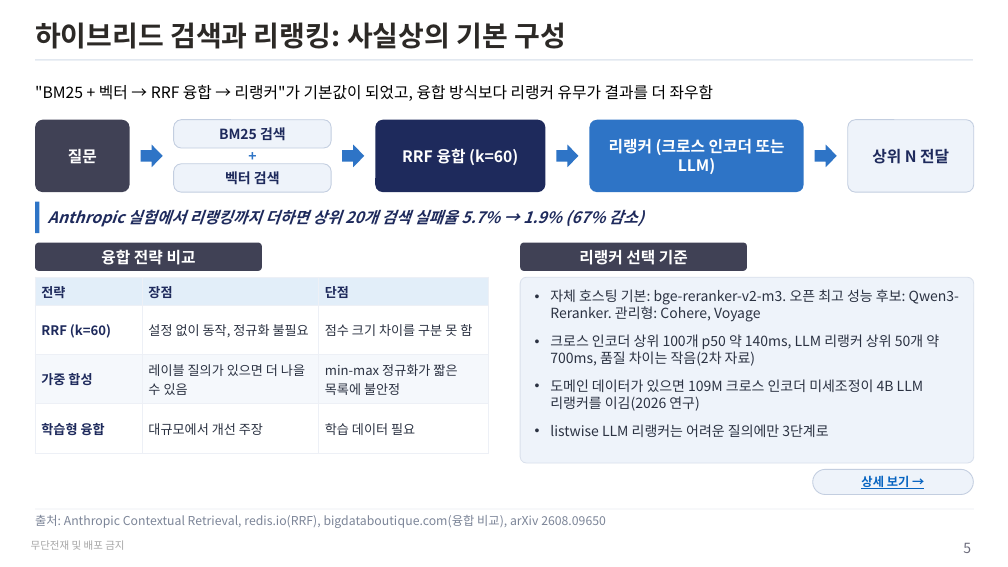
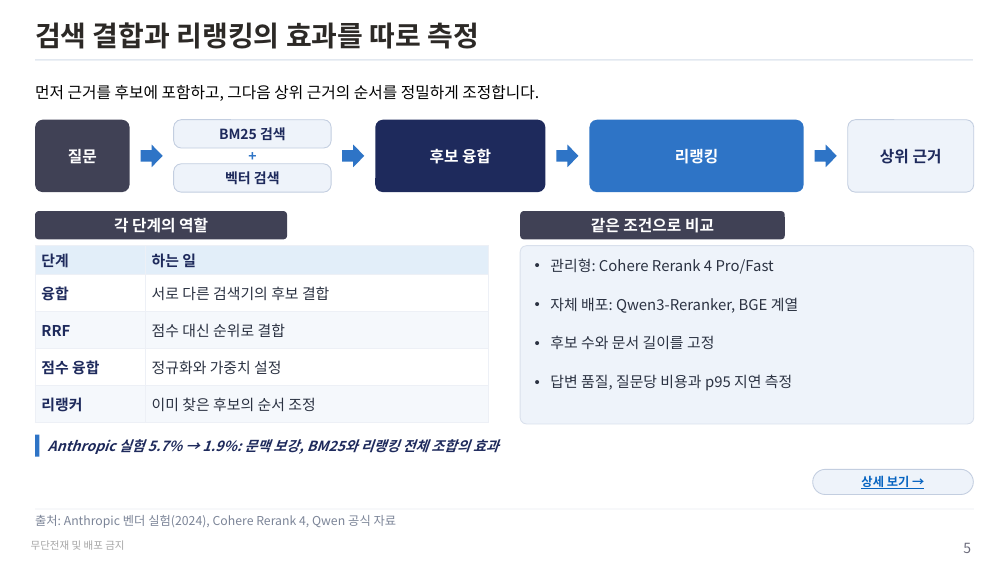
Before and after one commit to unicorn-campus/hybrid-ai, a slide deck: slide 5 of research/rag-trends-2026.pptx. Drawn at 1008x567 pixels with LibreOffice and Linux fonts; fonts in the diff are those of the drawing. Boxes give left, top, right and bottom in pixels: in the first picture for what was removed or moved away, otherwise in the second. Text is boxed around its words. In the diff, an @@ line names an element or a change of style, - is before the commit and + after.

Commit message:
RAG 동향 재검토와 Neo4j 및 Cohere 보완 내용을 PPT에 반영

```diff
--- a/research/rag-trends-2026.pptx
+++ b/research/rag-trends-2026.pptx
@@ title at (x1=35, y1=22, x2=480, y2=49): text changed @@
-하이브리드 검색과 리랭킹: 사실상의 기본 구성
+검색 결합과 리랭킹의 효과를 따로 측정
@@ text at (x1=35, y1=85, x2=539, y2=101): text changed @@
-"BM25 + 벡터 → RRF 융합 → 리랭커"가 기본값이 되었고, 융합 방식보다 리랭커 유무가 결과를 더 좌우함
+먼저 근거를 후보에 포함하고, 그다음 상위 근거의 순서를 정밀하게 조정합니다.
@@ text in rounded rectangle at (x1=430, y1=148, x2=491, y2=164): text changed @@
-RRF 융합 (k=60)
+후보 융합
@@ text in rounded rectangle at (x1=675, y1=148, x2=718, y2=164): text changed @@
-리랭커 (크로스 인코더 또는 LLM)
+리랭킹
@@ text in rounded rectangle at (x1=880, y1=148, x2=942, y2=164): text changed @@
-상위 N 전달
+상위 근거
@@ rectangle removed at (x1=35, y1=202, x2=40, y2=233) @@
@@ text removed at (x1=48, y1=209, x2=644, y2=227) @@
-Anthropic 실험에서 리랭킹까지 더하면 상위 20개 검색 실패율 5.7% → 1.9% (67% 감소)
@@ rounded rectangle added at (x1=35, y1=211, x2=287, y2=239), fill #404155, 18 pt, text #FFFFFF, bold @@
+각 단계의 역할
@@ rounded rectangle "같은 조건으로 비교" resized from (x1=35, y1=243, x2=262, y2=271) to (x1=520, y1=211, x2=785, y2=239) @@
@@ text in rounded rectangle at (x1=591, y1=217, x2=714, y2=233): text changed @@
-융합 전략 비교
+같은 조건으로 비교
@@ table at (x1=35, y1=246, x2=489, y2=416) @@
-전략 | 장점 | 단점
-RRF (k=60) | 설정 없이 동작, 정규화 불필요 | 점수 크기 차이를 구분 못 함
-가중 합성 | 레이블 질의가 있으면 더 나을 수 있음 | min-max 정규화가 짧은 목록에 불안정
-학습형 융합 | 대규모에서 개선 주장 | 학습 데이터 필요
+단계 | 하는 일
+융합 | 서로 다른 검색기의 후보 결합
+RRF | 점수 대신 순위로 결합
+점수 융합 | 정규화와 가중치 설정
+리랭커 | 이미 찾은 후보의 순서 조정
@@ table resized from (x1=35, y1=277, x2=489, y2=439) to (x1=35, y1=246, x2=489, y2=416) @@
@@ rounded rectangle removed at (x1=520, y1=243, x2=747, y2=271) @@
-리랭커 선택 기준
@@ rounded rectangle added at (x1=520, y1=246, x2=974, y2=424), fill #EEF3FA, outline #D9E0EC 1 pt, 17 pt, text #2B3242 @@
+• 관리형: Cohere Rerank 4 Pro/Fast
+• 자체 배포: Qwen3-Reranker, BGE 계열
+• 후보 수와 문서 길이를 고정
+• 답변 품질, 질문당 비용과 p95 지연 측정
@@ rounded rectangle removed at (x1=520, y1=277, x2=974, y2=463) @@
-• 자체 호스팅 기본: bge-reranker-v2-m3. 오픈 최고 성능 후보: Qwen3-Reranker. 관리형: Cohere, Voyage
-• 크로스 인코더 상위 100개 p50 약 140ms, LLM 리랭커 상위 50개 약 700ms, 품질 차이는 작음(2차 자료)
-• 도메인 데이터가 있으면 109M 크로스 인코더 미세조정이 4B LLM 리랭커를 이김(2026 연구)
-• listwise LLM 리랭커는 어려운 질의에만 3단계로
@@ rectangle added at (x1=35, y1=435, x2=40, y2=457), fill #2E74C6 @@
@@ text added at (x1=48, y1=439, x2=499, y2=454), 16 pt, text #1E2A5C, bold, italic @@
+Anthropic 실험 5.7% → 1.9%: 문맥 보강, BM25와 리랭킹 전체 조합의 효과
@@ text at (x1=35, y1=515, x2=397, y2=528): text changed @@
-출처: Anthropic Contextual Retrieval, redis.io(RRF), bigdataboutique.com(융합 비교), arXiv 2608.09650
+출처: Anthropic 벤더 실험(2024), Cohere Rerank 4, Qwen 공식 자료
```
Also in this commit, not shown: 12 other slides changed, 1 slide added, 1 slide removed, 2 other files.
